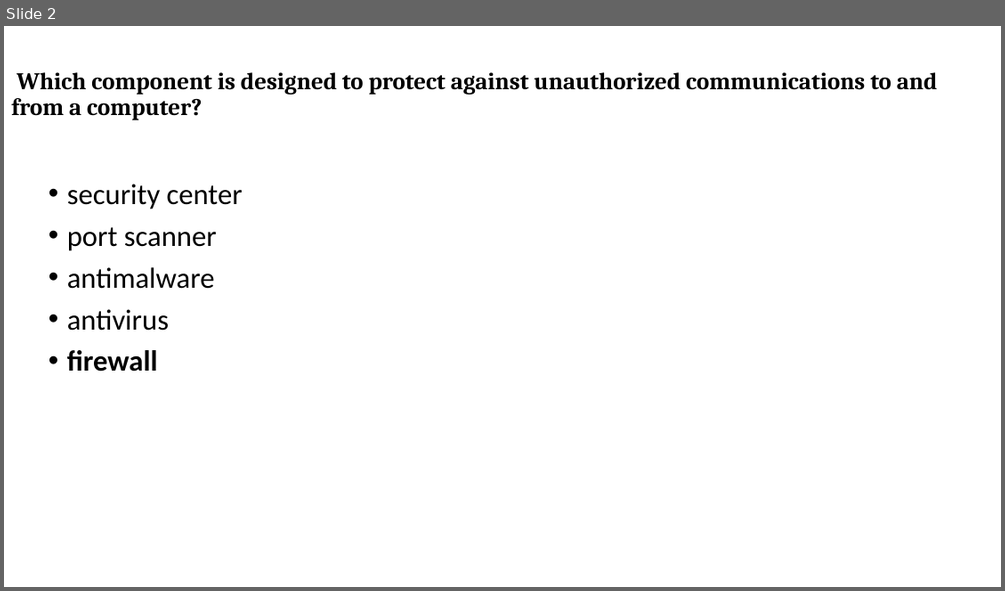
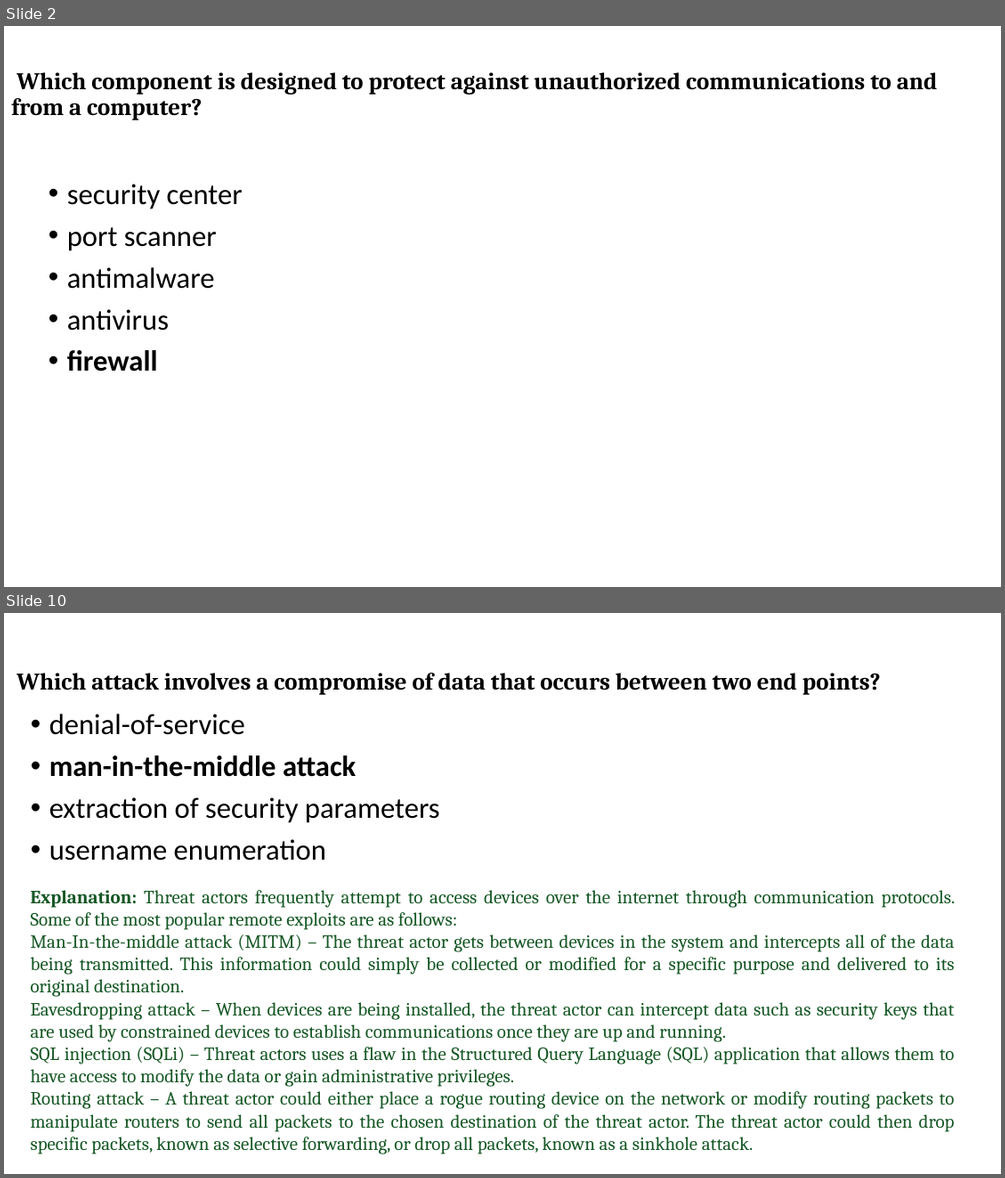
Before and after one commit to narsiimha/CCNA, a slide deck: PPT/QA/Module16-17.pptx. Shown one above the other, each under a label of ours: slide 2 before the commit, slides 2 and 10 after it; the slides between them are not shown. The pictures are 1005x591 and 1005x1178 pixels, drawn with LibreOffice and Linux fonts; fonts in the diff are those of the drawing. Boxes give left, top, right and bottom in pixels: in the first picture for what was removed or moved away, otherwise in the second. Text is boxed around its words. In the diff, an @@ line names an element or a change of style, - is before the commit and + after.

```diff
--- a/PPT/QA/Module16-17.pptx
+++ b/PPT/QA/Module16-17.pptx
@@ slide 10 added at (4,613,1001,1174), background #FFFFFF @@
@@ title added at (16,673,881,695), 23 pt, text #000000, bold @@
+Which attack involves a compromise of data that occurs between two end points?
@@ text added at (49,714,440,860), 28 pt, text #000000 @@
+• denial-of-service
+• man-in-the-middle attack
+• extraction of security parameters
+• username enumeration
@@ text added at (31,890,955,1154), 18 pt, text #155724 @@
+Explanation: Threat actors frequently attempt to access devices over the internet through communication protocols. Some of the most popular remote exploits are as follows:
+Man-In-the-middle attack (MITM) – The threat actor gets between devices in the system and intercepts all of the data being transmitted. This information could simply be collected or modified for a specific purpose and delivered to its original destination.
+Eavesdropping attack – When devices are being installed, the threat actor can intercept data such as security keys that are used by constrained devices to establish communications once they are up and running.
+SQL injection (SQLi) – Threat actors uses a flaw in the Structured Query Language (SQL) application that allows them to have access to modify the data or gain administrative privileges.
+Routing attack – A threat actor could either place a rogue routing device on the network or modify routing packets to manipulate routers to send all packets to the chosen destination of the threat actor. The threat actor could then drop specific packets, known as selective forwarding, or drop all packets, known as a sinkhole attack.
```
Also in this commit, not shown: 65 other slides added, 6 other files.
